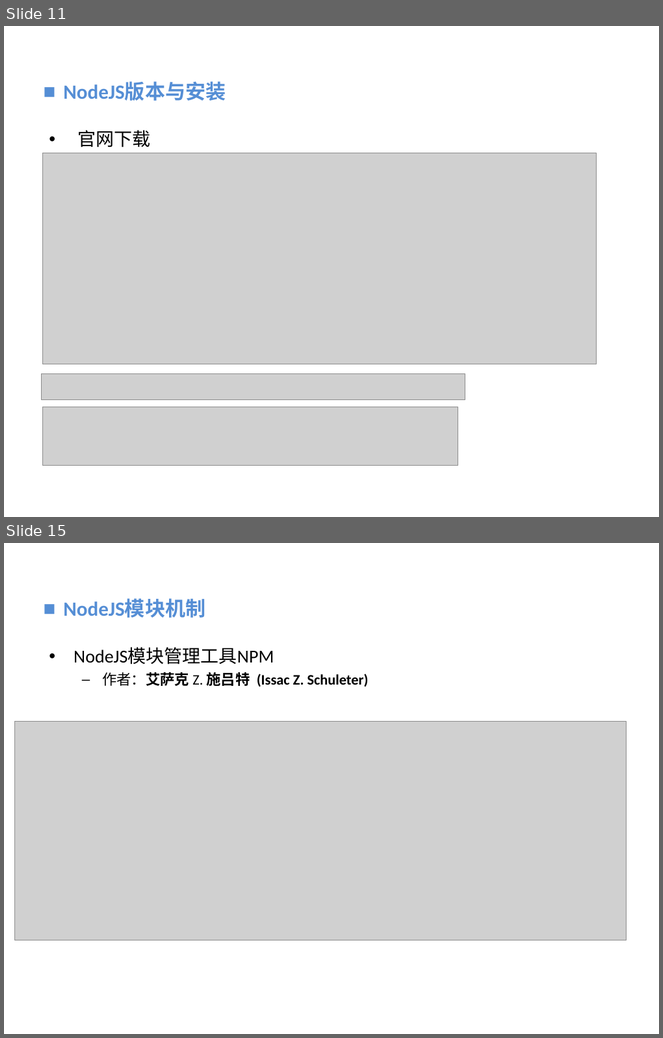
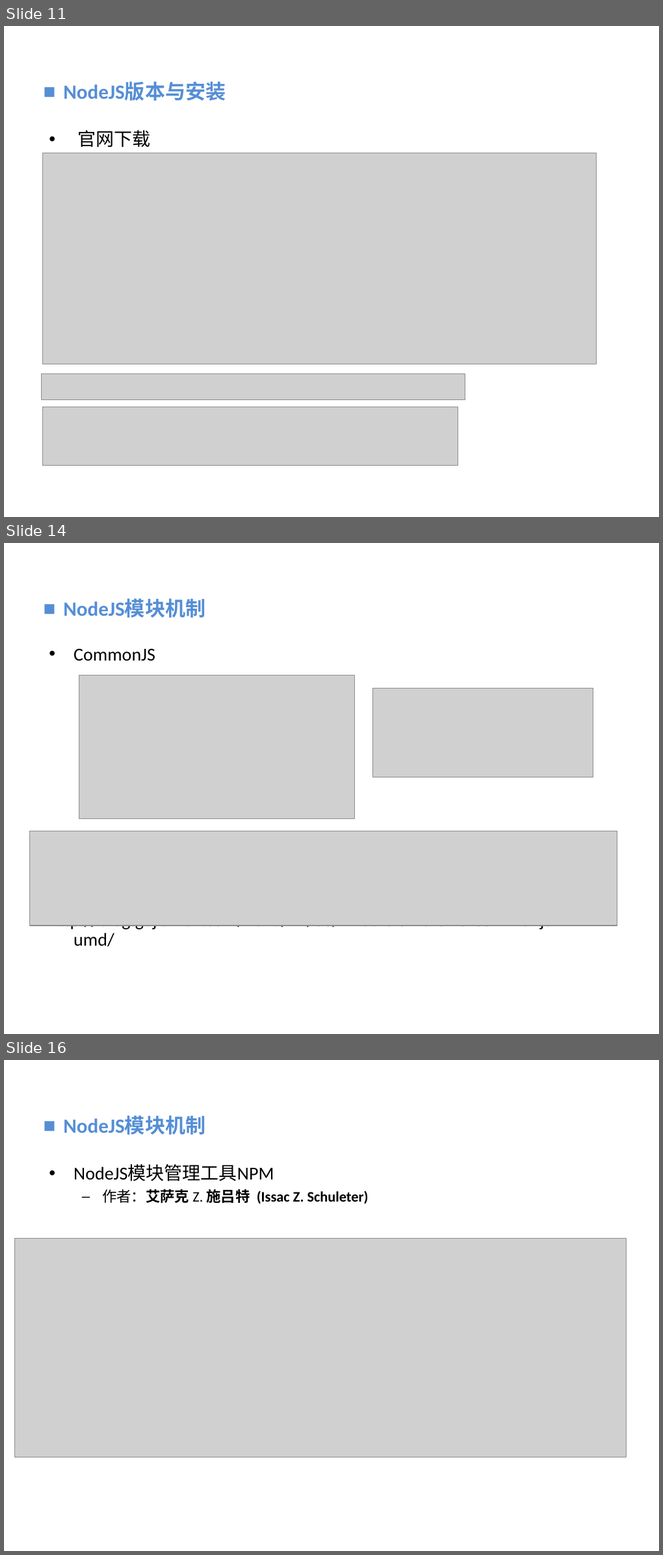
Before and after one commit to vaik/Documents, a slide deck: 我的分享/NodeJS基础概念理解.ppt. Shown one above the other, each under a label of ours: slides 11 and 15 before the commit, slides 11, 14 and 16 after it; the slides between them are not shown. The pictures are 663x1038 and 663x1555 pixels, drawn with LibreOffice and Linux fonts; fonts in the diff are those of the drawing; grey boxes stand for pictures; background and template pictures are left out. Boxes give left, top, right and bottom in pixels: in the first picture for what was removed or moved away, otherwise in the second. Text is boxed around its words. In the diff, an @@ line names an element or a change of style, - is before the commit and + after.

```diff
--- a/我的分享/NodeJS基础概念理解.ppt
+++ b/我的分享/NodeJS基础概念理解.ppt
@@ slide 14 added at bbox=[4, 543, 659, 1034], background picture (left out) @@
@@ text added at bbox=[63, 599, 206, 618], 22.2 pt, text #558ED5, bold @@
+■ NodeJS模块机制
@@ text added at bbox=[49, 649, 557, 947], 20 pt, text #000000 @@
+• CommonJS
+http://blog.gejiawen.com/2015/11/03/what-is-amd-cmd-commonjs-umd/
@@ picture added at bbox=[79, 676, 355, 819] @@
@@ picture added at bbox=[373, 688, 593, 778] @@
@@ picture added at bbox=[29, 832, 616, 926] @@
@@ what was slide 15 is now slide 16 @@
```
Also in this commit, not shown: 3 slides changed, 1 other slide added, 1 slide removed.
